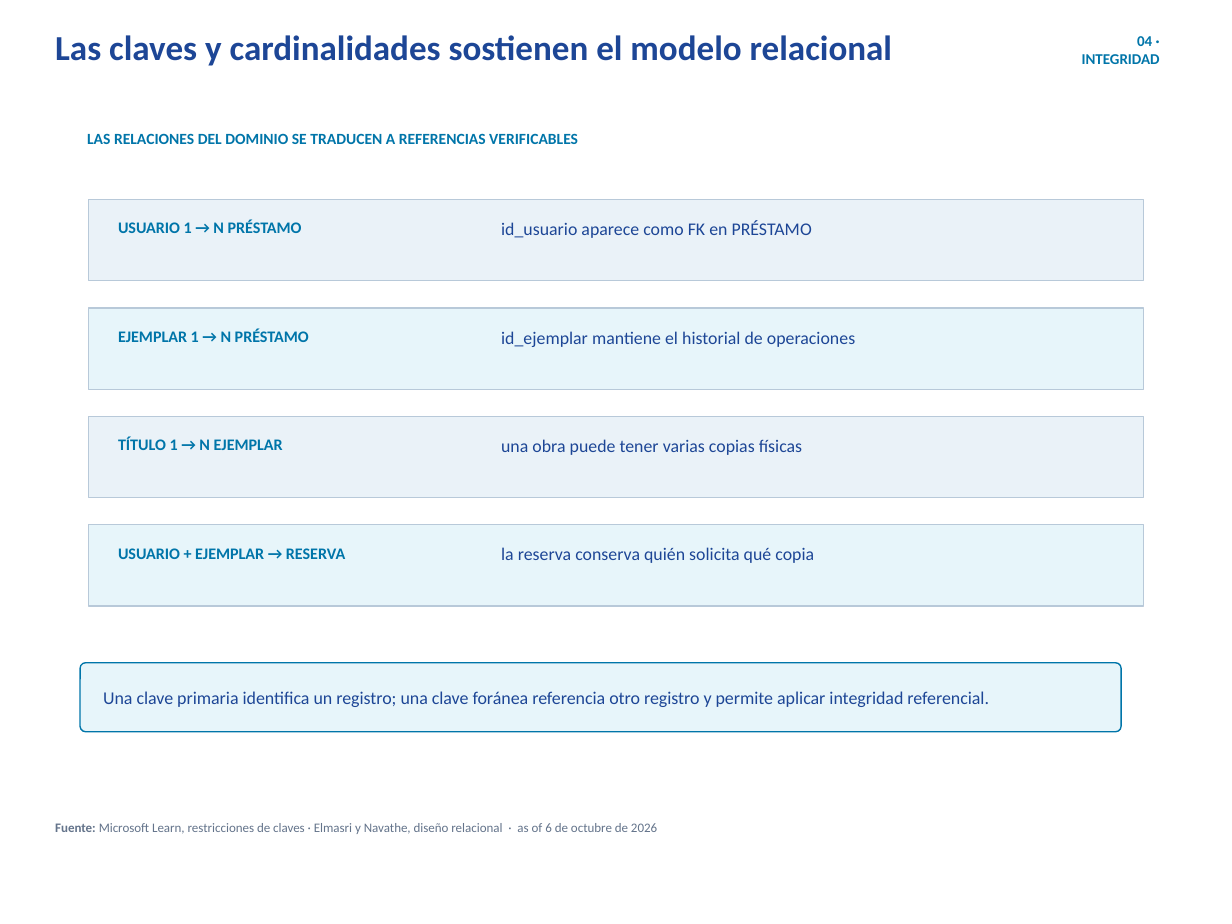
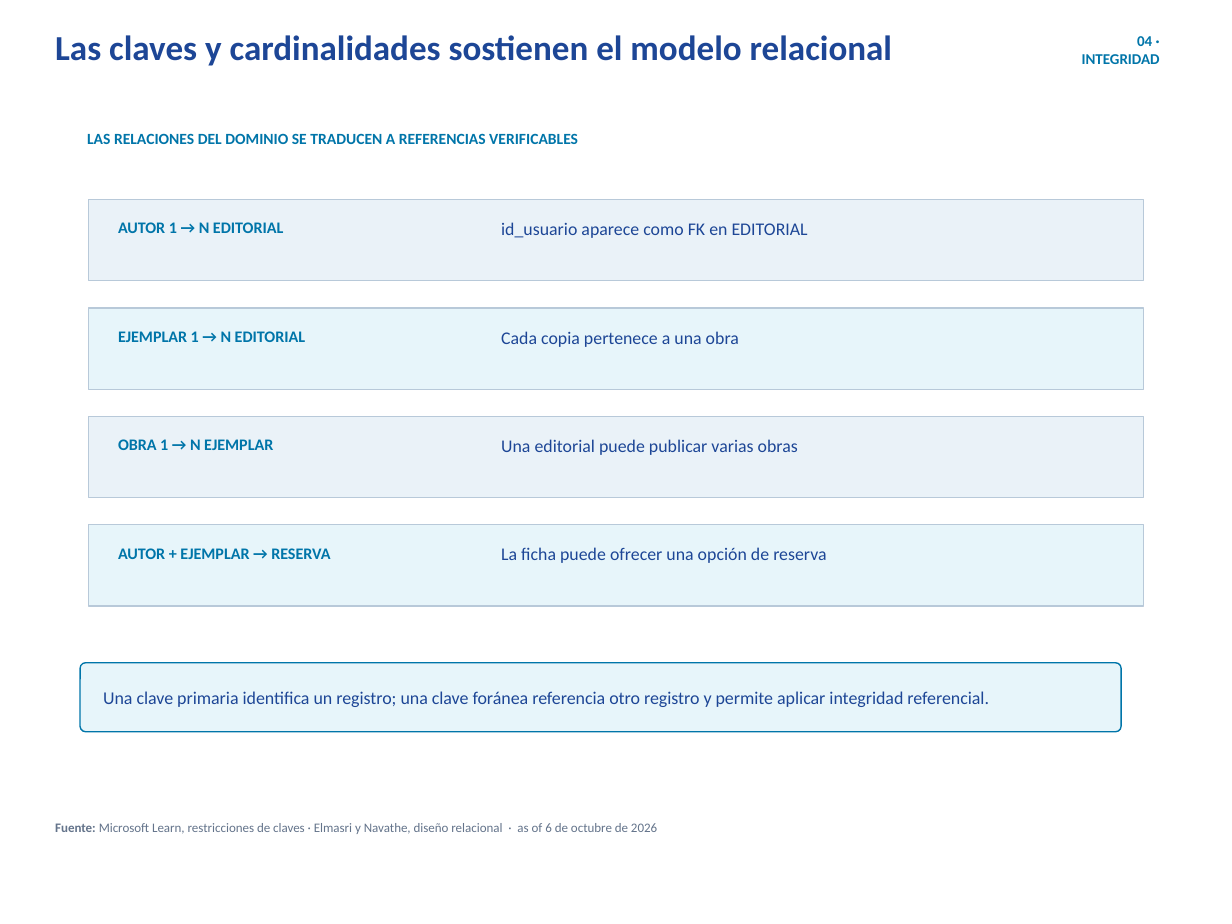
Before and after one commit to erickbravob/sistemas-informacion-i, a slide deck: slide 5 of materiales/actividad-1/tema-04-modelo-datos-v4.pptx. Drawn at 1232x924 pixels with LibreOffice and Linux fonts; fonts in the diff are those of the drawing; background and template pictures are left out. Boxes give left, top, right and bottom in pixels: in the first picture for what was removed or moved away, otherwise in the second. Text is boxed around its words. In the diff, an @@ line names an element or a change of style, - is before the commit and + after.

```diff
--- a/materiales/actividad-1/tema-04-modelo-datos-v4.pptx
+++ b/materiales/actividad-1/tema-04-modelo-datos-v4.pptx
@@ text at [118,222,283,233]: text changed @@
-USUARIO 1 → N PRÉSTAMO
+AUTOR 1 → N EDITORIAL
@@ text at [501,222,808,238]: text changed @@
-id_usuario aparece como FK en PRÉSTAMO
+id_usuario aparece como FK en EDITORIAL
@@ text at [118,331,305,342]: text changed @@
-EJEMPLAR 1 → N PRÉSTAMO
+EJEMPLAR 1 → N EDITORIAL
@@ text at [501,331,739,347]: text changed @@
-id_ejemplar mantiene el historial de operaciones
+Cada copia pertenece a una obra
@@ text at [118,439,273,450]: text changed @@
-TÍTULO 1 → N EJEMPLAR
+OBRA 1 → N EJEMPLAR
@@ text at [501,439,798,455]: text changed @@
-una obra puede tener varias copias físicas
+Una editorial puede publicar varias obras
@@ text at [118,548,330,559]: text changed @@
-USUARIO + EJEMPLAR → RESERVA
+AUTOR + EJEMPLAR → RESERVA
@@ text at [501,547,826,563]: text changed @@
-la reserva conserva quién solicita qué copia
+La ficha puede ofrecer una opción de reserva
```
Also in this commit, not shown: 5 other slides changed, 20 other files.
